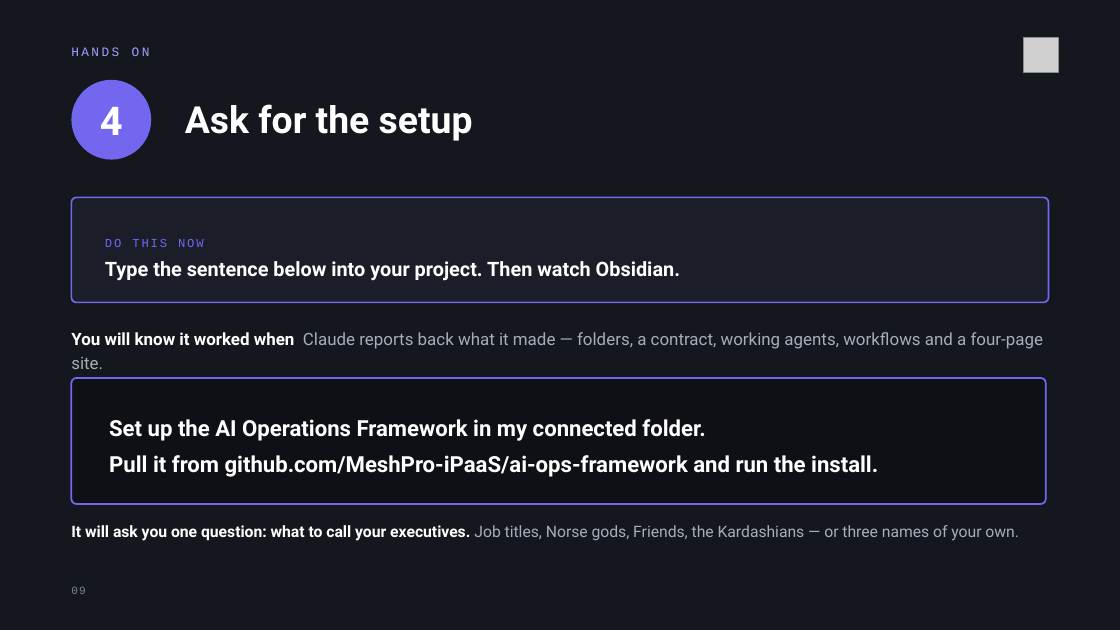
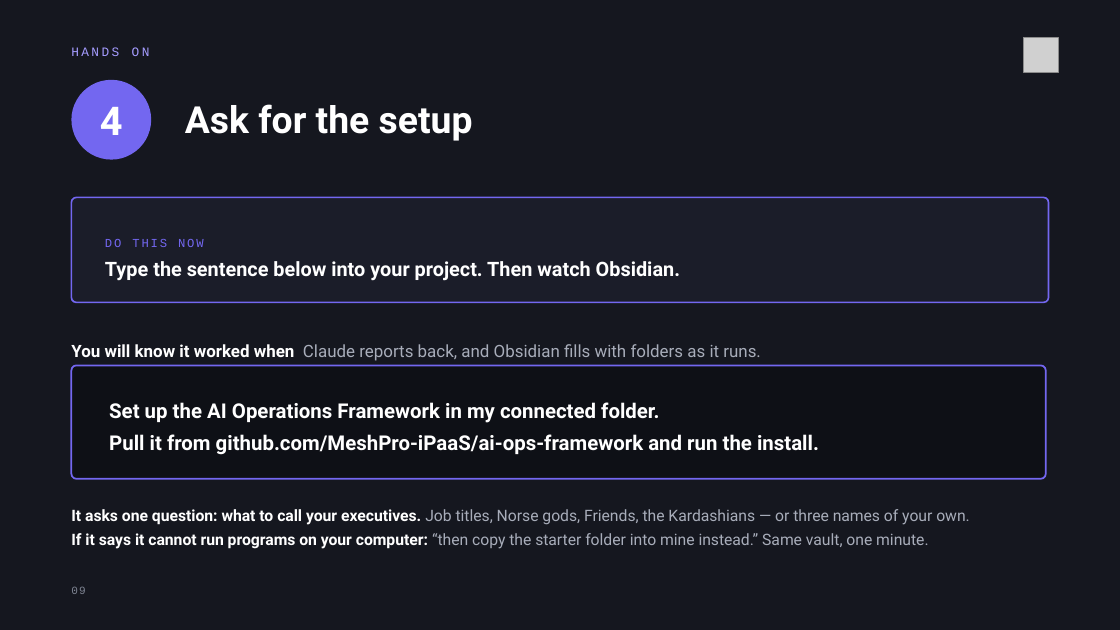
Before and after one commit to MeshPro-iPaaS/ai-ops-framework, a slide deck: slide 9 of docs/Architecture for Agents — a hands-on hour.pptx. Drawn at 1120x630 pixels with LibreOffice and Linux fonts; fonts in the diff are those of the drawing; grey boxes stand for pictures. Boxes give left, top, right and bottom in pixels: in the first picture for what was removed or moved away, otherwise in the second. Text is boxed around its words. In the diff, an @@ line names an element or a change of style, - is before the commit and + after.

```diff
--- a/docs/Architecture for Agents — a hands-on hour.pptx
+++ b/docs/Architecture for Agents — a hands-on hour.pptx
@@ text at (71, 344, 761, 361): text changed @@
-You will know it worked when Claude reports back what it made — folders, a contract, working agents, workflows and a four-page site.
+You will know it worked when Claude reports back, and Obsidian fills with folders as it runs.
@@ rounded rectangle: place and size @@
-rounded rectangle at (71, 378, 1046, 504)
+rounded rectangle at (71, 365, 1046, 479)
@@ rounded rectangle at (71, 365, 1046, 479): proportions changed @@
@@ text "Set up the AI Operations ...": place and size @@
-text "Set up the AI Operations ..." at (109, 419, 878, 477)
+text "Set up the AI Operations ..." at (109, 402, 819, 455)
@@ text "Set up the AI Operations ..." at (109, 402, 819, 455): size 19 to 17.5 pt; line spacing 31pt to 28pt @@
@@ text at (71, 509, 970, 549): text changed @@
-It will ask you one question: what to call your executives. Job titles, Norse gods, Friends, the Kardashians — or three names of your own.
+It asks one question: what to call your executives. Job titles, Norse gods, Friends, the Kardashians — or three names of your own.
+If it says it cannot run programs on your computer: “then copy the starter folder into mine instead.” Same vault, one minute.
```
Also in this commit, not shown: 59 other files.
